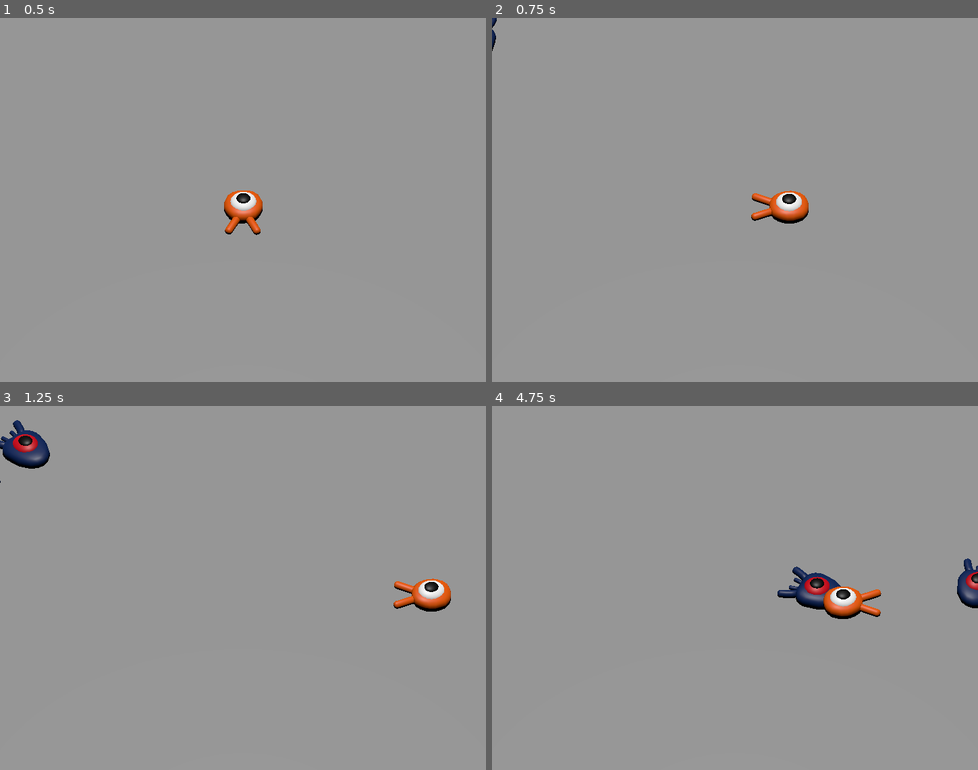
Above: before the commit, frames 1-4 (two rows, left to right).
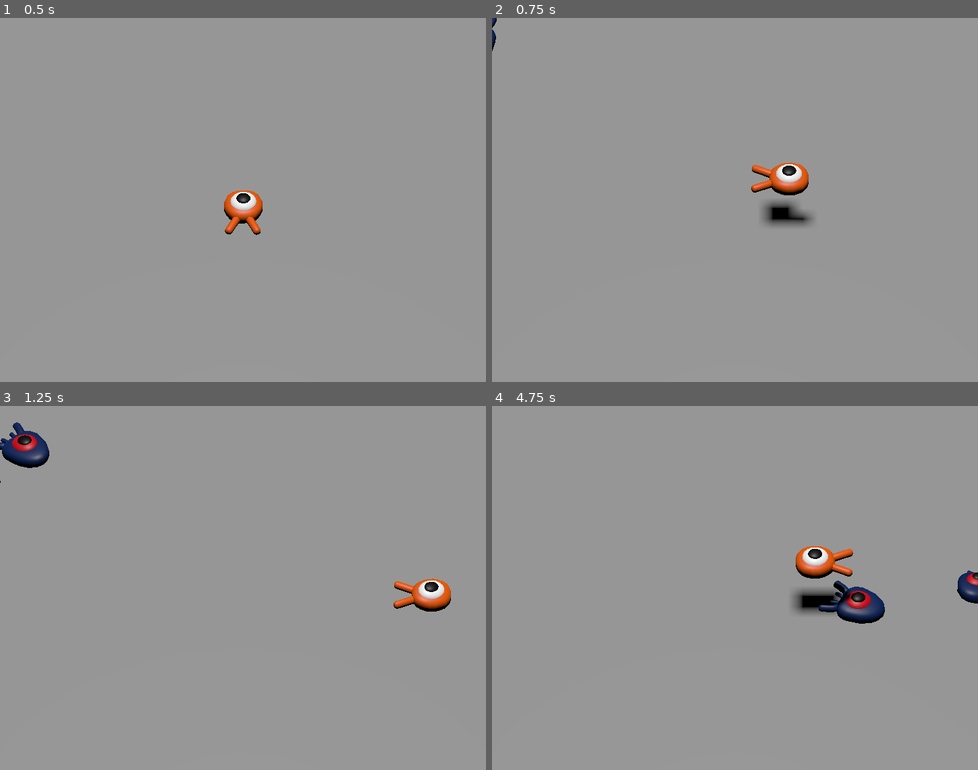
Above: after the commit, the same moments.

Repository: NeonMocha/squash-the-creeps
Game: Godot game, scene res://main.tscn
The game is run twice, just before and just after one commit, with the same random seed, the same clock (stepped at 60 frames per second) and the same inputs.
Inputs:
- Up to frame 1 (0.5 s): no input
- Up to frame 2 (0.75 s): tap Enter at 0.5 s; hold Right (move_right) from 0.53 s (still down); tap Space (jump) at 0.6 s
- Up to frame 3 (1.25 s): keep holding Right (move_right); tap Space (jump) at 0.77, 1.07 s
- Up to frame 4 (4.75 s): release Right (move_right) at 1.28 s; hold S (move_back) 1.28-2.03 s; tap Space (jump) at 1.35, 1.52, 1.82, 2.1, 2.85, 3.02, 3.32, 3.6, 3.77, 4.07, 4.35, 4.52 s; hold Right (move_right) 2.03-2.78 s; hold W (move_forward) 2.78-3.53 s; hold Left (move_left) from 3.53 s (still down)

Frame 1 is identical in both runs. In frame 2, 1.6% of the frame differs, in the area x 53-67%, y 39-58%; in frame 3, 0.2%; in frame 4, 2.9%, in the area x 58-100%, y 38-60%.

Commit message:
collision layers and masks, squashable mobs, player die on collision

Diff:
--- a/main.gd
+++ b/main.gd
@@ -4,6 +4,7 @@
 
 @onready var mob_spawn_location = $SpawnPath/SpawnLocation
 @onready var player = $Player
+@onready var mob_timer: Timer = $MobTimer
 
 
 # Called when the node enters the scene tree for the first time.
@@ -25,3 +26,7 @@
 	mob.initialize(mob_spawn_location.position, player_position)
 
 	add_child(mob)
+
+
+func _on_player_hit() -> void:
+	mob_timer.stop()
--- a/main.tscn
+++ b/main.tscn
@@ -29,6 +29,7 @@
 
 [node name="Ground" type="StaticBody3D" parent="."]
 transform = Transform3D(1, 0, 0, 0, 1, 0, 0, 0, 1, 0, -1, 0)
+collision_layer = 4
 
 [node name="CollisionShape3D" type="CollisionShape3D" parent="Ground"]
 shape = SubResource("BoxShape3D_7jf53")
@@ -38,6 +39,7 @@
 
 [node name="DirectionalLight3D" type="DirectionalLight3D" parent="."]
 transform = Transform3D(1, 0, 0, 0, -4.37114e-08, 1, 0, -1, -4.37114e-08, 0, 21, 0)
+shadow_enabled = true
 
 [node name="Player" parent="." instance=ExtResource("1_yva2h")]
 
@@ -78,4 +80,5 @@
 wait_time = 0.5
 autostart = true
 
+[connection signal="hit" from="Player" to="." method="_on_player_hit"]
 [connection signal="timeout" from="MobTimer" to="." method="_on_mob_timer_timeout"]
--- a/mob.gd
+++ b/mob.gd
@@ -1,5 +1,7 @@
 class_name Mob
 extends CharacterBody3D
+
+signal squashed
 
 @export var min_speed: int = 10
 @export var max_speed: int = 18
@@ -21,3 +23,8 @@
 
 	velocity = Vector3.FORWARD * random_speed
 	velocity = velocity.rotated(Vector3.UP, rotation.y)
+
+
+func squash():
+	squashed.emit()
+	queue_free()
--- a/mob.tscn
+++ b/mob.tscn
@@ -6,7 +6,9 @@
 [sub_resource type="BoxShape3D" id="BoxShape3D_mpvy2"]
 size = Vector3(1.2, 1, 1.5)
 
-[node name="Mob" type="CharacterBody3D"]
+[node name="Mob" type="CharacterBody3D" groups=["mob"]]
+collision_layer = 2
+collision_mask = 0
 script = ExtResource("1_ucvap")
 
 [node name="Pivot" type="Node3D" parent="."]
--- a/player.gd
+++ b/player.gd
@@ -1,8 +1,11 @@
 extends CharacterBody3D
 
+signal hit
 
 @export var speed: float = 14.0
 @export var fall_acceleration: float = 75.0
+@export var jump_impulse: float = 20.0
+@export var bounce_impulse: float = 16.0
 
 @onready var pivot: Node3D = $Pivot
 
@@ -30,5 +33,29 @@
 	if not is_on_floor():
 		target_velocity.y = target_velocity.y - (fall_acceleration * delta)
 
+	if is_on_floor() and Input.is_action_just_pressed("jump"):
+		target_velocity.y = jump_impulse
+
 	velocity = target_velocity
 	move_and_slide()
+
+	for index in range(get_slide_collision_count()):
+		var collision = get_slide_collision(index)
+		if collision.get_collider() == null:
+			continue
+		if collision.get_collider().is_in_group("mob"):
+			var mob: Mob = collision.get_collider()
+
+			if Vector3.UP.dot(collision.get_normal()) > 0.1:
+				mob.squash()
+				target_velocity.y = bounce_impulse
+				break
+
+
+
+func _on_mob_detector_body_entered(body: Node3D) -> void:
+	die()
+
+func die():
+	hit.emit()
+	queue_free()
--- a/player.tscn
+++ b/player.tscn
@@ -6,7 +6,12 @@
 [sub_resource type="SphereShape3D" id="SphereShape3D_2y2bp"]
 radius = 0.9
 
+[sub_resource type="CylinderShape3D" id="CylinderShape3D_btqs6"]
+height = 0.3
+radius = 1.2
+
 [node name="Player" type="CharacterBody3D"]
+collision_mask = 6
 script = ExtResource("1_81wei")
 
 [node name="Pivot" type="Node3D" parent="."]
@@ -17,3 +22,14 @@
 [node name="CollisionShape3D" type="CollisionShape3D" parent="."]
 transform = Transform3D(1, 0, 0, 0, 1, 0, 0, 0, 1, 0, 0.9, 0)
 shape = SubResource("SphereShape3D_2y2bp")
+
+[node name="MobDetector" type="Area3D" parent="."]
+collision_layer = 0
+collision_mask = 2
+monitorable = false
+
+[node name="CollisionShape3D" type="CollisionShape3D" parent="MobDetector"]
+transform = Transform3D(1, 0, 0, 0, 1, 0, 0, 0, 1, 0, 0.7, 0)
+shape = SubResource("CylinderShape3D_btqs6")
+
+[connection signal="body_entered" from="MobDetector" to="." method="_on_mob_detector_body_entered"]
--- a/project.godot
+++ b/project.godot
@@ -57,6 +57,12 @@
 ]
 }
 
+[layer_names]
+
+3d_physics/layer_1="player"
+3d_physics/layer_2="enemies"
+3d_physics/layer_3="world"
+
 [rendering]
 
 quality/driver/driver_name="GLES2"
Not shown: 1 places in player.tscn that only renumber resources
